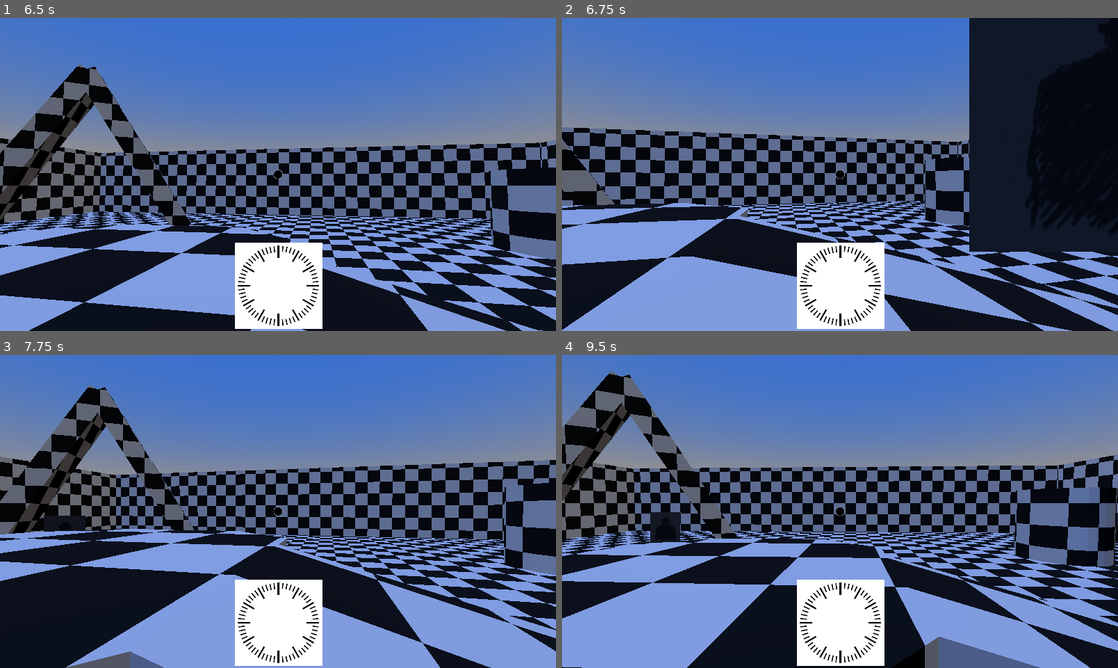
Above: before the commit, frames 1-4 (two rows, left to right).
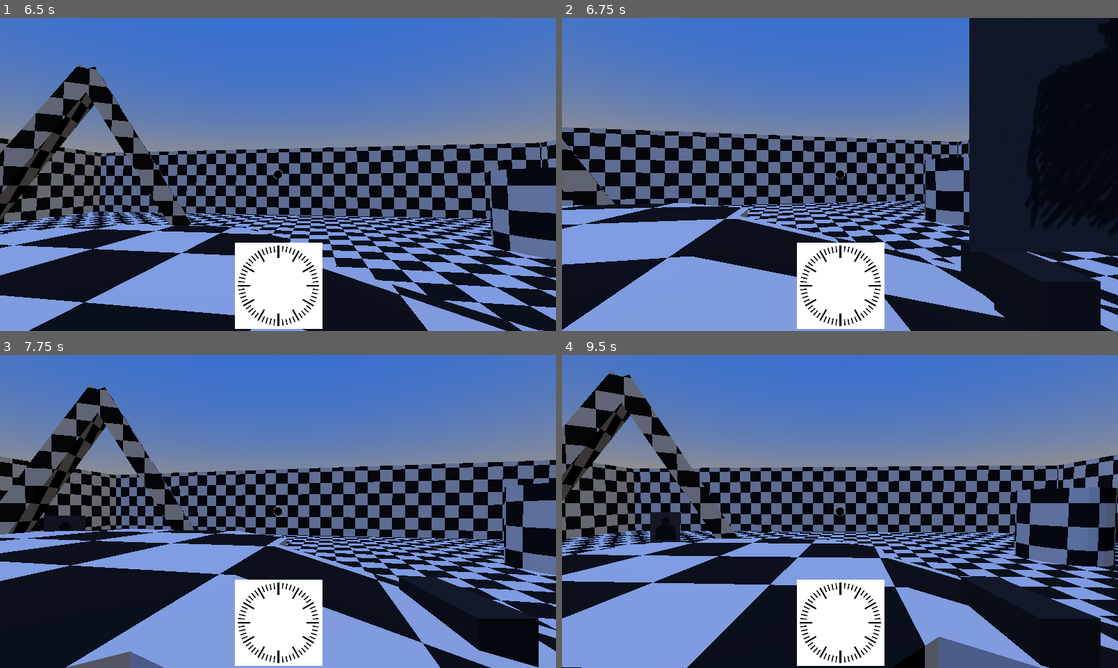
Above: after the commit, the same moments.

Repository: apet2929/brackeys-jam-16
Game: Godot game, scene res://scenes/main.tscn
Same seed, same stepped clock (60 frames per second), same inputs: the game is played once before the commit and once after it.
Inputs (mouse positions are in pixels of both pictures, inside the frame that each line leads up to):
- Up to frame 1 (6.5 s): tap Enter (ui_accept) at 0.5 s; move the mouse to (305, 174) at 0.52 s; hold W (forward) 0.53-4.28 s; right-click (305, 174) at 0.6 s; click (305, 174) at 0.67 s; tap Space (jump) at 0.77, 1.52, 3.02, 3.77, 4.52, 6.02 s; tap E (use, bound only after the commit) at 0.8, 1.35, 2.3, 3.6, 5.1 s; move the mouse to (250, 174) at 1.27 s; right-click (250, 174) at 1.55 s; move the mouse to (289, 168) at 2.02 s; hold Ctrl (crouch) 2.03-2.78 s; move the mouse to (272, 180) at 2.77 s; right-click (272, 180) at 2.85 s; click (272, 180) at 2.92 s; move the mouse to (316, 177) at 3.52 s; tap Escape (ui_cancel) at 4.15 s; move the mouse to (111, 127) at 4.27 s; hold A (left) 4.28-5.03 s; right-click (111, 127) at 4.35 s; move the mouse to (283, 174) at 5.02 s; hold W (forward) 5.03-5.78 s; click (283, 174) at 5.17 s; move the mouse to (255, 168) at 5.77 s; hold Right (ui_right) from 5.78 s (still down); tap Ctrl (crouch) at 5.85 s; right-click (255, 168) at 6.05 s
- Up to frame 2 (6.75 s): move the mouse to (867, 174) at 6.52 s; release Right (ui_right) at 6.53 s; hold W (forward) from 6.53 s (still down); right-click (867, 174) at 6.6 s
- Up to frame 3 (7.75 s): keep holding W (forward); tap Space (jump) at 6.77, 7.52 s; tap E (use, bound only after the commit) at 6.8, 7.35 s; move the mouse to (250, 511) at 7.27 s; click (250, 511) at 7.42 s; right-click (250, 511) at 7.55 s
- Up to frame 4 (9.5 s): move the mouse to (851, 505) at 8.02 s; right-click (851, 505) at 8.1 s; tap E (use, bound only after the commit) at 8.3, 8.85 s; tap Enter (ui_accept) at 8.75 s; move the mouse to (834, 517) at 8.77 s; release W (forward) at 8.78 s; hold A (left) from 8.78 s (still down); tap Space (jump) at 9.02 s; right-click (834, 517) at 9.05 s

Frame 1 is identical in both runs. In frame 2, 1.9% of the frame differs, in the area x 71-97%, y 70-100%; in frame 3, 2.7%; in frame 4, 2.8%.

Commit message:
Add inventory and equippable items

Diff:
--- a/project.godot
+++ b/project.godot
@@ -69,6 +69,11 @@
 "events": [Object(InputEventKey,"resource_local_to_scene":false,"resource_name":"","device":-1,"window_id":0,"alt_press …(195 unchanged characters)…
 ]
 }
+use={
+"deadzone": 0.2,
+"events": [Object(InputEventKey,"resource_local_to_scene":false,"resource_name":"","device":-1,"window_id":0,"alt_pressed":false,"shift_pressed":false,"ctrl_pressed":false,"meta_pressed":false,"pressed":false,"keycode":0,"physical_keycode":69,"key_label":0,"unicode":101,"location":0,"echo":false,"script":null)
+]
+}
 
 [physics]
 
--- /dev/null
+++ b/scenes/gun.tscn
@@ -0,0 +1,26 @@
+[gd_scene format=3 uid="uid://y7h0egftoyem"]
+
+[ext_resource type="Script" uid="uid://cjiwkqmjxt047" path="res://scripts/gun.gd" id="1_x77fm"]
+
+[sub_resource type="StandardMaterial3D" id="StandardMaterial3D_ymhr1"]
+albedo_color = Color(0.30323282, 0.30323282, 0.30323282, 1)
+metallic = 1.0
+
+[sub_resource type="BoxMesh" id="BoxMesh_27d7j"]
+material = SubResource("StandardMaterial3D_ymhr1")
+size = Vector3(0.3, 0.438, 0.3)
+
+[sub_resource type="BoxMesh" id="BoxMesh_x77fm"]
+material = SubResource("StandardMaterial3D_ymhr1")
+size = Vector3(0.3, 0.3, 0.789)
+
+[node name="Gun" type="Node3D" unique_id=127005046]
+script = ExtResource("1_x77fm")
+
+[node name="MeshInstance3D" type="MeshInstance3D" parent="." unique_id=1908965810]
+transform = Transform3D(1, 0, 0, 0, 1, 0, 0, 0, 1, 1.1543083, 0.0699113, -0.59701467)
+mesh = SubResource("BoxMesh_27d7j")
+
+[node name="MeshInstance3D2" type="MeshInstance3D" parent="." unique_id=1107563939]
+transform = Transform3D(1, 0, 0, 0, 1, 0, 0, 0, 1, 1.1543083, 0.29913568, -0.7777296)
+mesh = SubResource("BoxMesh_x77fm")
--- /dev/null
+++ b/scenes/gun2.tscn
@@ -0,0 +1,26 @@
+[gd_scene format=3 uid="uid://b6owtjhp8k41j"]
+
+[ext_resource type="Script" uid="uid://cjiwkqmjxt047" path="res://scripts/gun.gd" id="1_02uti"]
+
+[sub_resource type="StandardMaterial3D" id="StandardMaterial3D_ymhr1"]
+albedo_color = Color(0.24313726, 0.80784315, 0.60784316, 1)
+metallic = 1.0
+
+[sub_resource type="BoxMesh" id="BoxMesh_27d7j"]
+material = SubResource("StandardMaterial3D_ymhr1")
+size = Vector3(0.3, 0.438, 0.3)
+
+[sub_resource type="BoxMesh" id="BoxMesh_x77fm"]
+material = SubResource("StandardMaterial3D_ymhr1")
+size = Vector3(0.3, 0.3, 0.789)
+
+[node name="Gun2" type="Node3D" unique_id=127005046]
+script = ExtResource("1_02uti")
+
+[node name="MeshInstance3D" type="MeshInstance3D" parent="." unique_id=1908965810]
+transform = Transform3D(1, 0, 0, 0, 1, 0, 0, 0, 1, 1.1543083, 0.0699113, -0.59701467)
+mesh = SubResource("BoxMesh_27d7j")
+
+[node name="MeshInstance3D2" type="MeshInstance3D" parent="." unique_id=1107563939]
+transform = Transform3D(1, 0, 0, 0, 1, 0, 0, 0, 1, 1.1543083, 0.29913568, -0.7777296)
+mesh = SubResource("BoxMesh_x77fm")
--- a/scenes/main.tscn
+++ b/scenes/main.tscn
@@ -6,6 +6,7 @@
 [ext_resource type="Texture2D" uid="uid://bfunimk1twiyy" path="res://assets/sprites/watch_face.jpg" id="3_o6xl0"]
 [ext_resource type="PackedScene" uid="uid://cwj6otb0ncbxh" path="res://scenes/box.tscn" id="4_jyhfs"]
 [ext_resource type="PackedScene" uid="uid://b50ifj6jw7wrf" path="res://scenes/test_environment.tscn" id="5_tefeu"]
+[ext_resource type="PackedScene" uid="uid://y7h0egftoyem" path="res://scenes/gun.tscn" id="6_85g3d"]
 [ext_resource type="PackedScene" uid="uid://bovaiyxxqciui" path="res://scenes/npc.tscn" id="6_o6xl0"]
 [ext_resource type="Compositor" uid="uid://cd3pypt5f1gmv" path="res://assets/main_compositor.tres" id="6_tipki"]
 
@@ -68,8 +69,9 @@
 unique_name_in_owner = true
 transform = Transform3D(1, 0, 0, 0, 1, 0, 0, 0, 1, -1.1561297, -1.8304473, 16.073414)
 
-[node name="box" parent="." unique_id=884456906 instance=ExtResource("4_jyhfs")]
+[node name="box" parent="." unique_id=884456906 groups=["interactable"] instance=ExtResource("4_jyhfs")]
 transform = Transform3D(1, 0, 0, 0, 1, 0, 0, 0, 1, 0, -0.7297361, 10.605847)
+item = ExtResource("6_85g3d")
 do_cutscene = true
 
 [node name="WorldEnvironment" type="WorldEnvironment" parent="." unique_id=461801802]
--- a/scenes/player.tscn
+++ b/scenes/player.tscn
@@ -32,6 +32,10 @@
 unique_name_in_owner = true
 transform = Transform3D(1, 0, 0, 0, -2.18557e-07, -1, 0, 5, -4.37114e-08, 0, 0, 0)
 collision_mask = 3
+
+[node name="hand" type="Node3D" parent="head" unique_id=494760550]
+unique_name_in_owner = true
+transform = Transform3D(1, 0, 0, 0, 1, 0, 0, 0, 1, 0, -0.98, -0.806)
 
 [node name="CanvasLayer" type="CanvasLayer" parent="." unique_id=1566568706]
 
@@ -78,7 +82,3 @@
 grow_vertical = 2
 texture = ExtResource("3_qhqgy")
 expand_mode = 1
-
-[node name="hand" type="Node3D" parent="." unique_id=494760550]
-unique_name_in_owner = true
-transform = Transform3D(1, 0, 0, 0, 1, 0, 0, 0, 1, 0, 0.85, -0.806)
--- a/scripts/box.gd
+++ b/scripts/box.gd
@@ -1,6 +1,6 @@
 extends RigidBody3D
 
-@export var Item : PackedScene
+@export var item : PackedScene
 @export var do_cutscene = false
 var cutscene
 
@@ -15,5 +15,5 @@
 
 func interact() -> void:
 	print("box interacted, no clowns inside")
-	if do_cutscene:
-		cutscene.display()
+	if %Player and item:
+		%Player.add_to_inventory(item)
--- a/scripts/globals.gd
+++ b/scripts/globals.gd
@@ -1,9 +1,5 @@
 extends Node
 
-# Globals- Put stuff you want to be easily accessible here
-var hp = 0 # e.g. you can access this from anywhere Globals.hp
-signal on_hit # signals are the Listener pattern for Godot  used to pass messages around, use them extensively to decouple classes and stuff
- # use Main to
 @onready var main: Main
 @onready var ui: UI
 # This is an autoload singleton.
--- /dev/null
+++ b/scripts/gun.gd
@@ -0,0 +1,5 @@
+extends Node3D
+
+
+func use():
+	print("pew pew!")
--- a/scripts/player.gd
+++ b/scripts/player.gd
@@ -5,11 +5,18 @@
 const JUMP_VELOCITY = 4.5
 const MASS = 80
 const PUSH_FORCE = 5
-var currently_held = null
+
+var currently_held: PhysicsBody3D = null
 var currently_held_layer = 0
 var crouched = false
 
+var inventory_held_item = null
+var inventory_held_item_idx = -1
+var inventory: Array[PackedScene] = []
+
 func _ready() -> void:
+	add_to_inventory(load("res://scenes/gun.tscn"))
+	add_to_inventory(load("res://scenes/gun2.tscn"))
 	Globals.ui.dialogue_start.connect(
 		(func (_arg):
 			self.process_mode = Node.PROCESS_MODE_DISABLED))
@@ -24,23 +31,18 @@
 		currently_held.global_position = currently_held.global_position.lerp(%hand.global_position, delta * 50.0)
 		currently_held.global_rotation = Vector3(0, %hand.global_rotation.y, 0)
 		if Input.is_action_just_released("interact"):
-			currently_held.gravity_scale = 1
-			currently_held.collision_layer = currently_held_layer
-			currently_held.apply_central_impulse((%head.global_basis.z) * -30)
-			currently_held = null
+			toss_held_item()
 
 	%interact_text.hide()
 	if %interact_ray.is_colliding():
 		var target = %interact_ray.get_collider()
-		if target && (target.has_method("interact") || target.is_in_group("pickupable")):
+		if target && (target.is_in_group("interactable") || target.is_in_group("pickupable")):
 				%interact_text.show()
 				if Input.is_action_just_pressed("interact"):
-					if target.has_method("interact"):
+					if target.is_in_group("interactable"):
 						target.interact()
 					if target.is_in_group("pickupable"):
-						currently_held = target
-						currently_held_layer = target.collision_layer
-						target.collision_layer = 0
+						pickup_item(target)
 
 
 	if not is_on_floor():
@@ -62,6 +64,21 @@
 	if !Globals.ui.in_dialogue(): # one last physics process seems to go through after pausing/unpausing node, causing error in Godot physics processing
 		move_and_slide()
 
+func pickup_item(target):
+	if inventory_held_item != null:
+		unequip_item_from_inventory()
+		inventory_held_item_idx = -1
+	currently_held = target
+	currently_held_layer = target.collision_layer
+	target.collision_layer = 0
+
+func toss_held_item():
+	if currently_held is PhysicsBody3D:
+		currently_held.gravity_scale = 1
+		currently_held.collision_layer = currently_held_layer
+		currently_held.apply_central_impulse((%head.global_basis.z) * -30)
+	currently_held = null
+
 func _push_away_rigid_bodies():
 	for i in get_slide_collision_count():
 		var obj := get_slide_collision(i)
@@ -82,6 +99,44 @@
 	else:
 		_uncrouch()
 
+	if Input.is_action_just_pressed("use"):
+		if currently_held and currently_held.has_method("use"):
+			currently_held.use()
+
+	if Input.is_action_just_released("ui_cancel"):
+		if inventory_held_item_idx != -1:
+			inventory_held_item_idx = -1
+			unequip_item_from_inventory()
+
+
+	if Input.is_action_just_released("ui_right"):
+		increment_inventory_held_item(1)
+
+func increment_inventory_held_item(dir):
+	if inventory_held_item == null:
+		inventory_held_item_idx = 0
+	else:
+		unequip_item_from_inventory()
+		inventory_held_item_idx = (inventory_held_item_idx + dir) % len(inventory)
+
+	equip_item_from_inventory(inventory_held_item_idx)
+
+func add_to_inventory(item: PackedScene):
+	if !inventory.has(item):
+		inventory.append(item)
+
+func equip_item_from_inventory(index: int):
+	inventory_held_item = inventory[index].instantiate()
+	print("Equipping %s" % inventory_held_item)
+	%hand.add_child(inventory_held_item)
+	inventory_held_item.global_position = %hand.global_position
+	inventory_held_item.global_rotation = Vector3(0, %hand.global_rotation.y, 0)
+
+func unequip_item_from_inventory():
+	%hand.remove_child(inventory_held_item)
+	inventory_held_item.queue_free()
+	inventory_held_item = null
+
 func _crouch():
 	if not crouched:
 		#Use a tween to make it smoother
Not shown, added: scripts/gun.gd.uid
